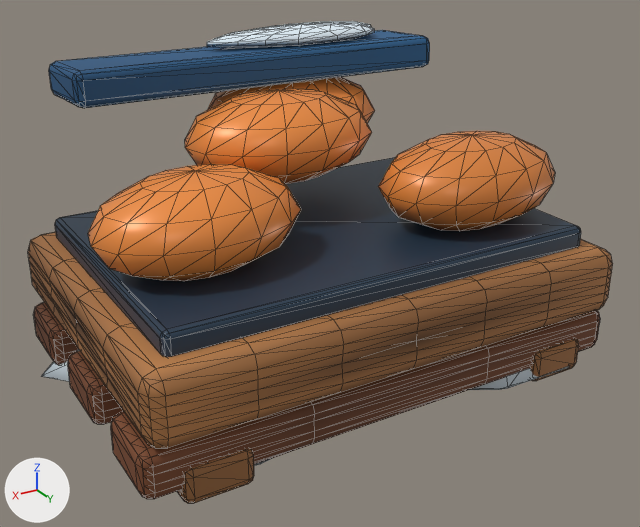
An edit to the glTF model HavenlineGodot/assets/stations_v2/cooked_food_stack.glb, drawn before and after from the same camera.
The view is the same before and after, from a 50 mm lens placed at (1.113, 1.882, 1.243), pointed at (0.001, 0.029, 0.316). The lights are fixed; the arrows at lower left show +X, +Y and +Z. The first picture is the older version. Mesh edges are drawn as thin lines. Vertices at exactly the same position are counted once.

In view in the first picture: 'cooked_food_stack'.
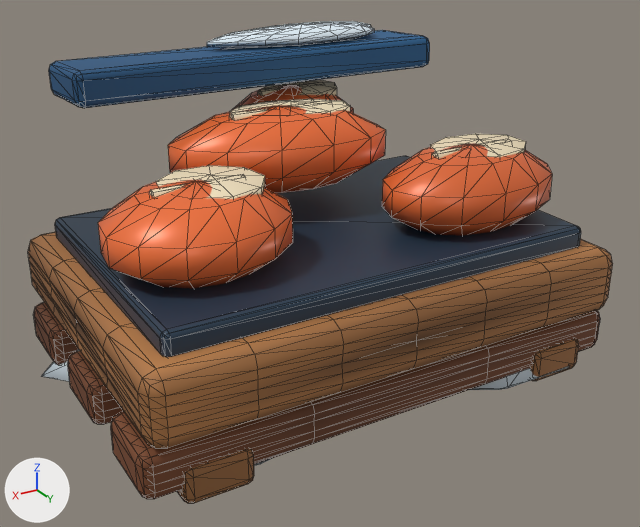
Where the change shows, as pixel boxes [x1, y1, x2, y2] in the pictures (640 x 527 px; the box of a moved part takes in the faces that stretch with it):
```json
{"part": 1, "of": "me_cooked_food_stack", "change": "moved or reshaped", "before": [88, 77, 555, 281], "after": [98, 80, 552, 288]}
{"part": 2, "of": "me_cooked_food_stack", "change": "recoloured", "before": [91, 90, 516, 276], "after": [149, 82, 526, 287]}
{"part": 3, "of": "me_cooked_food_stack", "change": "recoloured", "after": [229, 114, 526, 157]}
```

Edits to the scene script, one JSON object a line:
```json
{"block": "me_cooked_food_stack", "where": "# used by ob_cooked_food_stack; location = (0.0, 0.0, 0.0)"}
{"op": "remove", "block": "me_cooked_food_stack", "code": "me_cooked_food_stack.from_pydata(...)  # 1617 vertices, 3059 faces; spans x -0.689..0.695, y -0.521..0.46, z -0.01..0.876"}
{"op": "add", "block": "me_cooked_food_stack", "code": "me_cooked_food_stack.from_pydata(...)  # 1617 vertices, 3043 faces; spans x -0.689..0.695, y -0.507..0.46, z -0.01..0.876"}
{"block": "me_cooked_food_stack", "change": "me_cooked_food_stack part 1: 360 of 1617 vertices moved; they spanned x -0.62..0.629, y -0.521..0.357, z 0.41..0.75 and now span x -0.601..0.596, y -0.507..0.351, z 0.395..0.711; mean shift (-0.012, -0.005, 0.0); largest move (-0.52, 0.196, 0.554) -> (0.45, 0.094, 0.61)"}
{"block": "me_cooked_food_stack", "change": "me_cooked_food_stack part 2: 96 kept faces spanning x -0.54..0.476, y -0.443..0.3, z 0.417..0.711 get new vertex colours"}
{"block": "me_cooked_food_stack", "change": "me_cooked_food_stack part 3: 15 faces spanning x -0.54..0.166, y -0.144..0.262, z 0.61..0.707 switch from mat_hl_orange to mat_hl_cream"}
```
